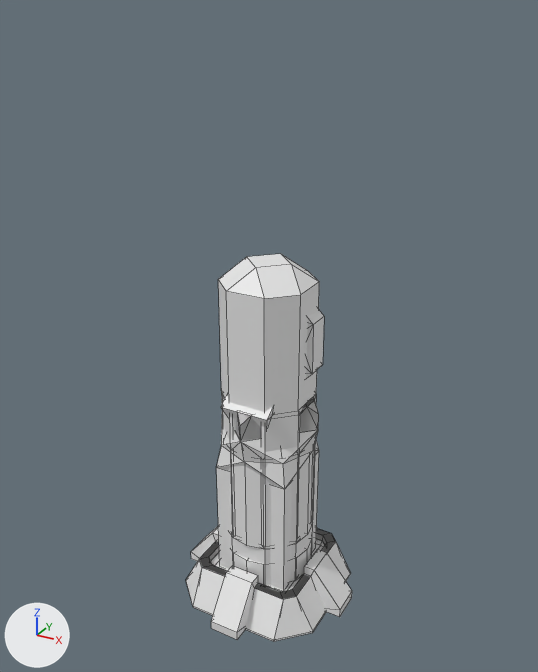
A saved change to the FBX model Assets/Resources/Models/Objects/temple_pillar.fbx.
One viewpoint serves both versions: a camera (50 mm lens) standing at (1.62, -2.95, 2.99) and looking at (-0.01, 0.02, 1.5). Every picture has the same lights, and +X, +Y and +Z are marked at lower left. Mesh edges are drawn as thin lines.

The first picture shows 'Base (Movable)', 'Base (Static)', 'Blocking Pillar', 'Mirror Mount', 'Non-Rotating Mirror Pillar', 'Rotating Mirror Pillar (Base)', 'Rotating Mirror Pillar (Main)'.
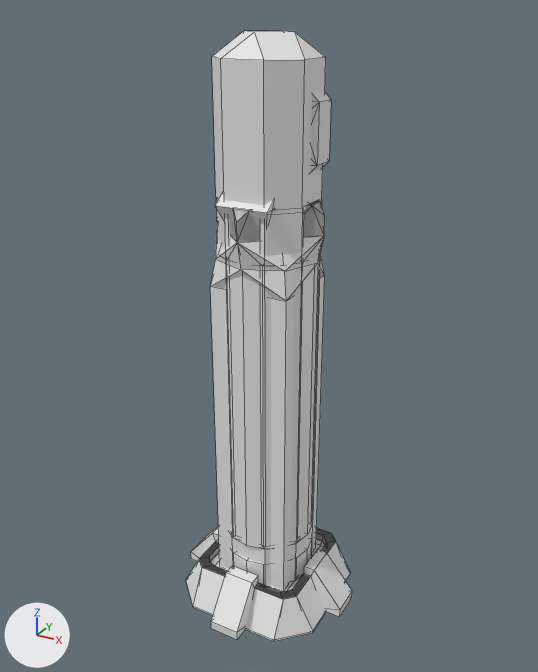
What differs and where, as boxes (x1, y1, x2, y2) in the pictures (538 x 672 px; the box of a moved part takes in the faces that stretch with it):
'Blocking Pillar', reshaped (13% wider, 67% taller)
    before: (218, 254, 319, 586)
    after: (212, 30, 326, 586)
'Non-Rotating Mirror Pillar', reshaped
    before: (216, 400, 319, 590)
    after: (210, 201, 325, 590)
'Rotating Mirror Pillar (Main)', reshaped
    before: (229, 398, 319, 549)
    after: (224, 200, 325, 549)
'Mirror Mount', mesh moved
    before: (221, 310, 324, 429)
    after: (215, 92, 331, 227)
part 1 of me_blocking_pillar, moved or reshaped
    before: (218, 254, 319, 529)
    after: (212, 30, 326, 529)

What changed in the scene script:
```text
Change me_non_rotating_mirror_pillar:
    where me_non_rotating_mirror_pillar.from_pydata(...)  # 36 vertices, 54 faces; spans x -0.283..0.283, y -0.283..0.283, z 0.15..1.2
    used by ob_non_rotating_mirror_pillar; location = (0.0, 0.0, 0.0)
    me_non_rotating_mirror_pillar part 2: all 32 vertices in x -0.283..0.283, y -0.283..0.283, z 0.8..1.2 are moved by (0.0, 0.0, 1.0)
Change me_mirror_mount:
    where me_mirror_mount.from_pydata(...)  # 69 vertices, 94 faces; spans x -0.25..0.25, y -0.25..0.25, z 1.1..1.75
    used by ob_mirror_mount; location = (0.0, 0.0, 0.0)
    me_mirror_mount part 3: the whole mesh is moved by (0.0, 0.0, 1.0)
Change me_rotating_mirror_pillar__main:
    where me_rotating_mirror_pillar__main.from_pydata(...)  # 89 vertices, 113 faces; spans x -0.283..0.283, y -0.283..0.283, z 0.29..1.2
    used by ob_rotating_mirror_pillar__main; location = (0.0, 0.0, 0.0)
    me_rotating_mirror_pillar__main part 4: all 40 vertices in x -0.283..0.283, y -0.283..0.283, z 0.95..1.2 are moved by (0.0, 0.0, 1.0)
Change me_blocking_pillar:
    where me_blocking_pillar.from_pydata(...)  # 88 vertices, 98 faces; spans x -0.22..0.22, y -0.22..0.22, z 0.15..1.9
    used by ob_blocking_pillar; location = (0.0, 0.0, 0.0)
    me_blocking_pillar part 1: all 44 vertices in x -0.22..0.22, y -0.22..0.22, z 1.1..1.9 are moved by (0.0, 0.0, 1.0)
```
